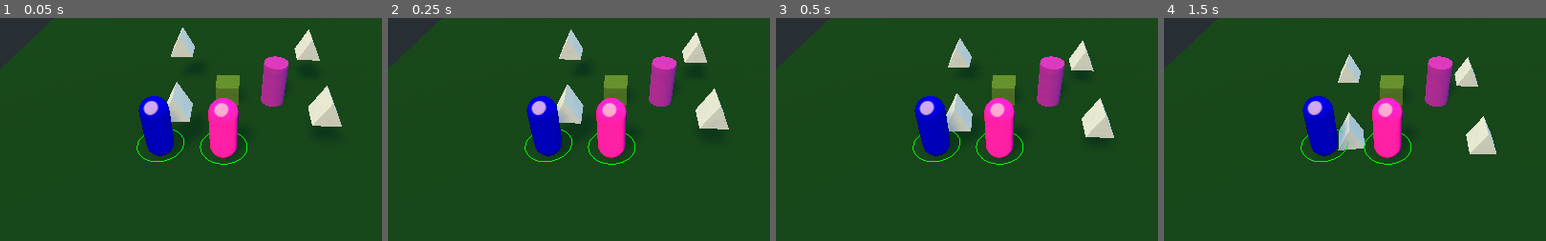
Above: before the commit, frames 1-4 (left to right).
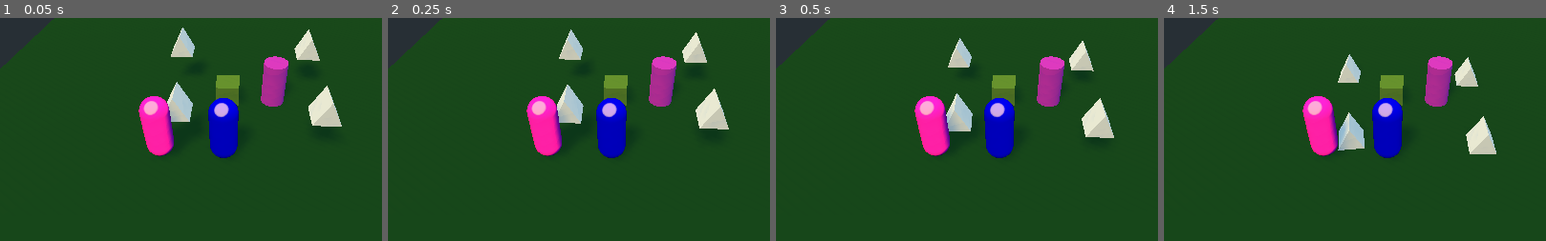
Above: after the commit, the same moments.

Repository: KiloLiuton/FooCraft
Game: Godot game, scene res://map.tscn
Same seed, same stepped clock (60 frames per second), same inputs: the game is played once before the commit and once after it.
Inputs (mouse positions are % of the whole screen's width and height, from its top left):
- Up to frame 1 (0.05 s): no input
- Up to frame 2 (0.25 s): no input
- Up to frame 3 (0.5 s): no input
- Up to frame 4 (1.5 s): move the mouse to (72, 45) at 0.52 s; hold Shift 0.53-1.28 s; click (72, 45) at 0.67 s; tap Enter at 1.25 s; move the mouse to (30, 55) at 1.27 s; tap Shift at 1.35 s; click (30, 55) at 1.42 s
The pictures show only the part of the screen within x 21-71%, y 28-78%; the shares and areas given below are measured in that part.

The runs differ from the first frame. In frame 1, 3.9% of the frame differs, in the area x 35-65%, y 35-66%; in frame 2, 3.9%; in frame 3, 3.9%; in frame 4, 3.9%.

Commit message:
hotfix

Diff:
--- a/master.gd
+++ b/master.gd
@@ -4,11 +4,7 @@
 
 # Called when the node enters the scene tree for the first time.
 func _ready():
-	selected_units.append(get_node("Navigation/unit"))
-	selected_units.append(get_node("Navigation/unit2"))
-	selected_units[1].get_node("MeshInstance").get_surface_material(0).albedo_color = Color.blue
-	selected_units[0].connect("unit_clicked", self, "_unit_clicked")
-	selected_units[1].connect("unit_clicked", self, "_unit_clicked")
+	get_node("Navigation/unit/MeshInstance").get_surface_material(0).albedo_color = Color.blue
 
 
 # Called every frame. 'delta' is the elapsed time since the previous frame.
--- a/unit.gd
+++ b/unit.gd
@@ -1,7 +1,7 @@
 extends KinematicBody
 
 export var move_speed = 10
-export var halo_size = 1.7
+export var halo_size = 1.4
 
 var path = []
 var path_node = 0
@@ -32,6 +32,7 @@
 	mat.next_pass.set_shader_param("enable", false)
 
 	draw_selection_halo(halo_size)
+	$"SelectionHalo".visible = false
 
 
 func _physics_process(delta):
@@ -68,7 +69,7 @@
 	$"SelectionHalo".begin(Mesh.PRIMITIVE_LINE_LOOP)
 	for i in range(32):
 		var rotation = float(i) / 32 * TAU
-		$"SelectionHalo".add_vertex( Vector3(cos(rotation), -1, sin(rotation))*circle_radius )
+		$"SelectionHalo".add_vertex( Vector3(cos(rotation), -1.4, sin(rotation))*circle_radius )
 	$"SelectionHalo".end()
 
 
--- a/unit.tscn
+++ b/unit.tscn
@@ -25,4 +25,3 @@
 [node name="SelectionHalo" type="ImmediateGeometry" parent="."]
 material_override = ExtResource( 3 )
 cast_shadow = 0
-[connection signal="input_event" from="." to="." method="_on_unit_input_event"]
